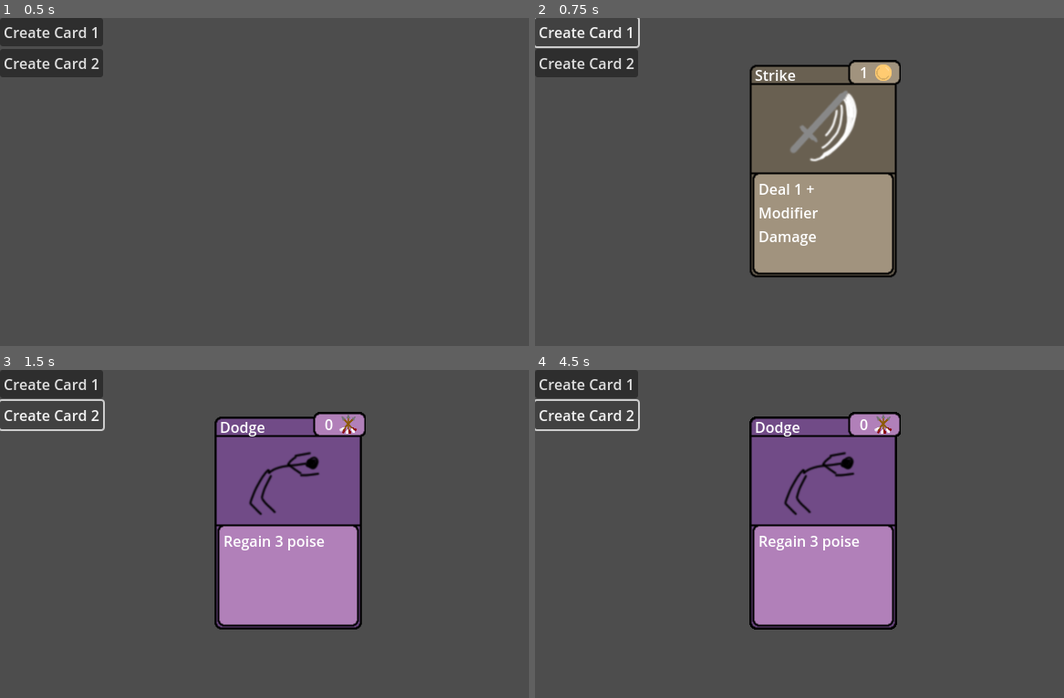
Above: before the commit, frames 1-4 (two rows, left to right).
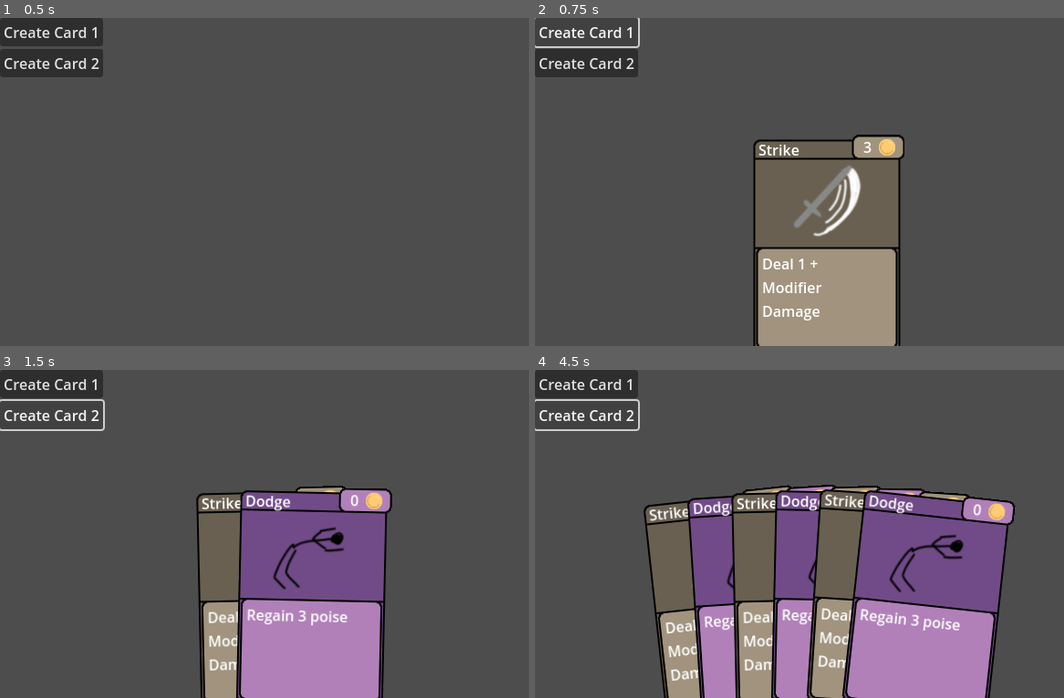
Above: after the commit, the same moments.

Repository: Kwism1127/FearNotDeath
Game: Godot game, scene res://deck_n_hand.tscn
Two runs of this game, one before a commit and one after it. Both use one fixed random seed, a clock stepped at 60 frames per second and the inputs below.
Inputs:
- Up to frame 1 (0.5 s): no input
- Up to frame 2 (0.75 s): click "Create Card 1" at 0.5 s
- Up to frame 3 (1.5 s): click "Create Card 2" at 1.25 s
- Up to frame 4 (4.5 s): click "Create Card 1" at 2 s; click "Create Card 2" at 2.75 s; click "Create Card 1" at 3.5 s; click "Create Card 2" at 4.25 s

Frame 1 is identical in both runs. In frame 2, 21% of the frame differs, in the area x 40-70%, y 12-100%; in frame 3, 26%; in frame 4, 45%, in the area x 20-91%, y 12-100%.

Commit message:
Hand Features
added hand features:
adding/removing cards
fanning out cards
highlighting selected cards

also fixed memory leak

Diff:
--- /dev/null
+++ b/Card Scenes/dodge.gd
@@ -0,0 +1,26 @@
+extends Node2D
+
+signal mouse_entered(card: Card)
+signal mouse_exited(card: Card)
+
+# Called when the node enters the scene tree for the first time.
+func _ready():
+	pass # Replace with function body.
+
+
+# Called every frame. 'delta' is the elapsed time since the previous frame.
+func _process(delta):
+	pass
+
+func highlight():
+	$Card.highlight()
+
+func unhighlight():
+	$Card.unhighlight()
+
+func _on_card_mouse_entered(_card: Card):
+	mouse_entered.emit(self)
+
+
+func _on_card_mouse_exited(_card: Card):
+	mouse_exited.emit(self)
--- a/Card Scenes/dodge.tscn
+++ b/Card Scenes/dodge.tscn
@@ -1,16 +1,19 @@
 [gd_scene load_steps=5 format=3 uid="uid://bwatsw021t8ne"]
 
 [ext_resource type="PackedScene" uid="uid://c5unkrxf8u18p" path="res://card.tscn" id="1_6kq71"]
-[ext_resource type="Texture2D" uid="uid://d4dh4nd5pem3" path="res://Assets/arrow_cost_icon.png" id="2_ppbpb"]
+[ext_resource type="Script" path="res://Card Scenes/dodge.gd" id="1_yhhg6"]
 [ext_resource type="Texture2D" uid="uid://bcpwu8lmam3wa" path="res://Assets/dodge_art.png" id="3_21wlt"]
 [ext_resource type="Texture2D" uid="uid://b12nfuafv2wmp" path="res://Assets/hemomancer_card_base.png" id="4_qugee"]
 
 [node name="Dodge" type="Node2D"]
+script = ExtResource("1_yhhg6")
 
 [node name="Card" parent="." instance=ExtResource("1_6kq71")]
 card_name = "Dodge"
 card_description = "Regain 3 poise"
 card_cost = 0
-card_cost_resource = ExtResource("2_ppbpb")
 card_image = ExtResource("3_21wlt")
 card_background = ExtResource("4_qugee")
+
+[connection signal="mouse_entered" from="Card" to="." method="_on_card_mouse_entered"]
+[connection signal="mouse_exited" from="Card" to="." method="_on_card_mouse_exited"]
--- /dev/null
+++ b/Card Scenes/strike.gd
@@ -0,0 +1,25 @@
+extends Node2D
+
+signal mouse_entered(card: Card)
+signal mouse_exited(card: Card)
+
+# Called when the node enters the scene tree for the first time.
+func _ready():
+	pass # Replace with function body.
+
+
+# Called every frame. 'delta' is the elapsed time since the previous frame.
+func _process(delta):
+	pass
+
+func highlight():
+	$Card.highlight()
+
+func unhighlight():
+	$Card.unhighlight()
+
+func _on_card_mouse_entered(_card: Card):
+	mouse_entered.emit(self)
+
+func _on_card_mouse_exited(_card: Card):
+	mouse_exited.emit(self)
--- a/Card Scenes/strike.tscn
+++ b/Card Scenes/strike.tscn
@@ -1,15 +1,14 @@
-[gd_scene load_steps=5 format=3 uid="uid://d2dxmqnfkm284"]
+[gd_scene load_steps=3 format=3 uid="uid://d2dxmqnfkm284"]
 
+[ext_resource type="Script" path="res://Card Scenes/strike.gd" id="1_08a21"]
 [ext_resource type="PackedScene" uid="uid://c5unkrxf8u18p" path="res://card.tscn" id="1_twqcn"]
-[ext_resource type="Texture2D" uid="uid://drngv8orhpi1x" path="res://Assets/poise_cost_icon.png" id="2_dn5f4"]
-[ext_resource type="Texture2D" uid="uid://ckhrm1kakgtag" path="res://Assets/duelist_card_base.png" id="3_2qh4u"]
-[ext_resource type="Texture2D" uid="uid://bedleecnra4hf" path="res://Assets/strike_art.png" id="3_gspk3"]
 
 [node name="Strike" type="Node2D"]
+script = ExtResource("1_08a21")
 
 [node name="Card" parent="." instance=ExtResource("1_twqcn")]
 card_name = "Strike"
 card_description = "Deal 1 + Modifier Damage"
-card_cost_resource = ExtResource("2_dn5f4")
-card_image = ExtResource("3_gspk3")
-card_background = ExtResource("3_2qh4u")
+
+[connection signal="mouse_entered" from="Card" to="." method="_on_card_mouse_entered"]
+[connection signal="mouse_exited" from="Card" to="." method="_on_card_mouse_exited"]
--- a/Scripts/card.gd
+++ b/Scripts/card.gd
@@ -1,5 +1,8 @@
+@tool
 class_name Card extends Node2D
 
+signal mouse_entered(card: Card)
+signal mouse_exited(card: Card)
 @export var card_name: String = "Card Name"
 @export var card_description: String = "Card Description"
 @export var card_cost: int = 1
@@ -18,6 +21,20 @@
 	set_card_values(card_cost, card_name, card_description, card_cost_resource, card_image, card_background)
 
 
+func _update_graphics():
+	if name_label.get_text() != card_name:
+		name_label.set_text(card_name)
+	if description_label.get_text() != card_description:
+		description_label.set_text(card_description)
+	if cost_label.get_text() != str(card_cost):
+		cost_label.set_text(str(card_cost))
+	if cost_sprite.texture != card_cost_resource:
+		cost_sprite.texture = card_cost_resource
+	if image_sprite.texture != card_image:
+		image_sprite.texture = card_image
+	if base_sprite.texture != card_background:
+		base_sprite.texture = card_background
+
 func set_card_values(_cost: int, _name: String, _description: String, _resource: Texture2D, _image: Texture2D, _background: Texture2D):
 
 	card_name = _name
@@ -27,13 +44,30 @@
 	card_image = _image
 	card_background = _background
 
-	name_label.set_text(_name)
-	description_label.set_text(_description)
-	cost_label.set_text(str(_cost))
-	cost_sprite.texture = _resource
-	image_sprite.texture = _image
-	base_sprite.texture = _background
+	_update_graphics()
+
+
+
+func highlight():
+	base_sprite.set_modulate(Color(1,0,0,1))
+
+func unhighlight():
+	base_sprite.set_modulate(Color(1,1,1,1))
 
 # Called every frame. 'delta' is the elapsed time since the previous frame.
 func _process(delta):
-	pass
+	_update_graphics()
+
+
+
+func _on_area_2d_mouse_entered():
+	mouse_entered.emit(self)
+
+
+func _on_area_2d_mouse_exited():
+	mouse_exited.emit(self)
+
+
+
+func _on_area_2d_input_event(viewport, event, shape_idx):
+	pass # Replace with function body.
--- a/Scripts/deck_n_hand.gd
+++ b/Scripts/deck_n_hand.gd
@@ -2,7 +2,7 @@
 
 @onready var strike_card: PackedScene = preload("res://Card Scenes/strike.tscn")
 @onready var dodge_card: PackedScene = preload("res://Card Scenes/dodge.tscn")
-@onready var spawn_point = $"CanvasLayer/Spawn Point"
+@onready var hand: Hand = $CanvasLayer/Hand
 
 # Called when the node enters the scene tree for the first time.
 func _ready():
@@ -16,11 +16,11 @@
 
 func _on_card_spawn_tester_0_pressed():
 	var card = strike_card.instantiate()
-	spawn_point.add_child(card)
+	hand.add_card(card)
 
 
 
 
 func _on_card_spawn_tester_1_pressed():
 	var card = dodge_card.instantiate()
-	spawn_point.add_child(card)
+	hand.add_card(card)
--- a/card.tscn
+++ b/card.tscn
@@ -1,24 +1,31 @@
-[gd_scene load_steps=5 format=3 uid="uid://c5unkrxf8u18p"]
+[gd_scene load_steps=6 format=3 uid="uid://c5unkrxf8u18p"]
 
-[ext_resource type="Texture2D" uid="uid://41tvq47kla0v" path="res://Assets/ranger_card_base.png" id="1_7m7sd"]
 [ext_resource type="Script" path="res://Scripts/card.gd" id="1_rxrsf"]
-[ext_resource type="Texture2D" uid="uid://drngv8orhpi1x" path="res://Assets/poise_cost_icon.png" id="2_3gm3e"]
-[ext_resource type="Texture2D" uid="uid://bedleecnra4hf" path="res://Assets/strike_art.png" id="3_435t7"]
+[ext_resource type="Texture2D" uid="uid://drngv8orhpi1x" path="res://Assets/poise_cost_icon.png" id="2_x8s1q"]
+[ext_resource type="Texture2D" uid="uid://bedleecnra4hf" path="res://Assets/strike_art.png" id="3_l7kyo"]
+[ext_resource type="Texture2D" uid="uid://ckhrm1kakgtag" path="res://Assets/duelist_card_base.png" id="4_ab54u"]
+
+[sub_resource type="RectangleShape2D" id="RectangleShape2D_cwoxu"]
+size = Vector2(161, 234)
 
 [node name="Card" type="Node2D"]
 script = ExtResource("1_rxrsf")
-card_name = ""
-card_description = ""
+card_name = "Card"
+card_description = "This is a card"
+card_cost = 3
+card_cost_resource = ExtResource("2_x8s1q")
+card_image = ExtResource("3_l7kyo")
+card_background = ExtResource("4_ab54u")
 
 [node name="CardBase" type="Node2D" parent="."]
 
 [node name="BaseSpr" type="Sprite2D" parent="CardBase"]
-texture = ExtResource("1_7m7sd")
+texture = ExtResource("4_ab54u")
 
 [node name="CardImage" type="Node2D" parent="."]
 
 [node name="ImageSpr" type="Sprite2D" parent="CardImage"]
-texture = ExtResource("3_435t7")
+texture = ExtResource("3_l7kyo")
 
 [node name="CardName" type="Node2D" parent="."]
 
@@ -27,7 +34,7 @@
 offset_top = -117.0
 offset_right = -22.0
 offset_bottom = -94.0
-text = "Strike"
+text = "Card"
 metadata/_edit_use_anchors_ = true
 
 [node name="CardCost" type="Node2D" parent="."]
@@ -37,12 +44,12 @@
 offset_top = -120.0
 offset_right = 80.0
 offset_bottom = -97.0
-text = "1"
+text = "3"
 metadata/_edit_use_anchors_ = true
 
 [node name="CostSpr" type="Sprite2D" parent="CardCost"]
 position = Vector2(66, -108)
-texture = ExtResource("2_3gm3e")
+texture = ExtResource("2_x8s1q")
 
 [node name="CardDescription" type="Node2D" parent="."]
 
@@ -51,6 +58,16 @@
 offset_top = 8.0
 offset_right = 45.0
 offset_bottom = 31.0
-text = "Deal 1 Damage"
+text = "This is a card"
 autowrap_mode = 2
 metadata/_edit_use_anchors_ = true
+
+[node name="Area2D" type="Area2D" parent="."]
+
+[node name="CollisionShape2D" type="CollisionShape2D" parent="Area2D"]
+position = Vector2(0.5, 0)
+shape = SubResource("RectangleShape2D_cwoxu")
+
+[connection signal="input_event" from="Area2D" to="." method="_on_area_2d_input_event"]
+[connection signal="mouse_entered" from="Area2D" to="." method="_on_area_2d_mouse_entered"]
+[connection signal="mouse_exited" from="Area2D" to="." method="_on_area_2d_mouse_exited"]
--- a/deck_n_hand.tscn
+++ b/deck_n_hand.tscn
@@ -1,14 +1,16 @@
-[gd_scene load_steps=2 format=3 uid="uid://c8uiuff7tftri"]
+[gd_scene load_steps=3 format=3 uid="uid://c8uiuff7tftri"]
 
 [ext_resource type="Script" path="res://Scripts/deck_n_hand.gd" id="1_scnc1"]
+[ext_resource type="PackedScene" uid="uid://kfrgnsxstn2i" path="res://hand.tscn" id="2_esfwl"]
 
 [node name="DeckNHand" type="Node2D"]
 script = ExtResource("1_scnc1")
 
 [node name="CanvasLayer" type="CanvasLayer" parent="."]
 
-[node name="Spawn Point" type="Node2D" parent="CanvasLayer"]
-position = Vector2(316, 168)
+[node name="Hand" parent="CanvasLayer" instance=ExtResource("2_esfwl")]
+position = Vector2(320, 1250)
+max_card_spread = 2.5
 
 [node name="CardSpawnTester0" type="Button" parent="."]
 offset_right = 8.0
--- /dev/null
+++ b/hand.gd
@@ -0,0 +1,97 @@
+@tool
+class_name Hand extends Node2D
+
+@export var hand_radius: float = 200
+@export var card_angle: float = -90
+@export var angle_limit: float = 25
+@export var max_card_spread: float = 5
+
+@onready var test_card = $TestCard
+@onready var collision_shape: CollisionShape2D = $DebugShape
+
+var hand: Array = []
+var touched: Array = []
+var current_card_index: int = -1
+#var highlight_index: int = -1
+
+func add_card(_card: Node2D):
+	hand.push_back(_card)
+	add_child(_card)
+	_card.mouse_entered.connect(_handle_card_hovered)
+	_card.mouse_exited.connect(_handle_card_unhovered)
+	reposition_cards()
+
+
+func _handle_card_hovered(_card):
+	touched.push_back(_card)
+	#var card_index = hand.find(_card)
+	#if highlight_index < card_index:
+	#	if highlight_index >= 0:
+	#		hand[highlight_index].unhighlight()
+	#	highlight_index = card_index
+	#print("hovered " + _card.card_name)
+
+func _handle_card_unhovered(_card):
+	touched.remove_at(touched.find(_card))
+	#var card_index = hand.find(_card)
+	#if highlight_index == card_index:
+	#	hand[highlight_index].unhighlight()
+	#	highlight_index = -1
+	#print("unhovered " + _card.card_name)
+
+func remove_card(_index: int) -> Node2D:
+	var removed_card = hand[_index]
+	hand.remove_at(_index)
+	touched.remove_at(touched.find(removed_card))
+	remove_child(removed_card)
+	reposition_cards()
+	return removed_card
+
+func reposition_cards():
+	var card_spread = min(angle_limit / hand.size(), max_card_spread)
+	var current_angle = (-(card_spread * (hand.size() - 1) / 2)) - 90
+	for card in hand:
+		card_transform_update(card, current_angle)
+		current_angle += card_spread
+
+func get_card_position(_angle: float):
+	var x: float = hand_radius * cos(deg_to_rad(_angle))
+	var y: float = hand_radius * sin(deg_to_rad(_angle))
+
+	return Vector2(x, y)
+
+func card_transform_update(_card: Node2D, _angle: float):
+	_card.set_position(get_card_position(_angle))
+	_card.set_rotation(deg_to_rad(90+_angle))
+
+# Called when the node enters the scene tree for the first time.
+func _ready():
+	pass # Replace with function body.
+
+func _input(event):
+	if event.is_action_pressed("left_mouse_click") && current_card_index >= 0:
+		var card = remove_card(current_card_index)
+		card.queue_free()
+
+# Called every frame. 'delta' is the elapsed time since the previous frame.
+func _process(delta):
+	#tool logic
+	current_card_index = -1
+	for card in hand:
+
+		card.unhighlight()
+
+	if !touched.is_empty():
+		var highest_touched_index: int = -1
+		for card in touched:
+			highest_touched_index = max(highest_touched_index, hand.find(card))
+		if highest_touched_index >= 0 && highest_touched_index < hand.size():
+			hand[highest_touched_index].highlight()
+			current_card_index = highest_touched_index
+	#if highlight_index >= 0 && highlight_index < hand.size():
+	#	hand[highlight_index].highlight()
+
+	if (collision_shape.shape as CircleShape2D).radius != hand_radius:
+		(collision_shape.shape as CircleShape2D).set_radius(hand_radius)
+
+	card_transform_update(test_card, card_angle)
--- /dev/null
+++ b/hand.tscn
@@ -0,0 +1,18 @@
+[gd_scene load_steps=4 format=3 uid="uid://kfrgnsxstn2i"]
+
+[ext_resource type="Script" path="res://hand.gd" id="1_ycgom"]
+[ext_resource type="PackedScene" uid="uid://d2dxmqnfkm284" path="res://Card Scenes/strike.tscn" id="2_wjksv"]
+
+[sub_resource type="CircleShape2D" id="CircleShape2D_j4s7w"]
+radius = 1000.0
+
+[node name="Hand" type="Node2D"]
+script = ExtResource("1_ycgom")
+hand_radius = 1000.0
+
+[node name="DebugShape" type="CollisionShape2D" parent="."]
+shape = SubResource("CircleShape2D_j4s7w")
+
+[node name="TestCard" parent="." instance=ExtResource("2_wjksv")]
+visible = false
+position = Vector2(6.12303e-14, -1000)
--- a/project.godot
+++ b/project.godot
@@ -20,3 +20,11 @@
 window/size/viewport_width=640
 window/size/viewport_height=360
 window/stretch/mode="canvas_items"
+
+[input]
+
+left_mouse_click={
+"deadzone": 0.5,
+"events": [Object(InputEventMouseButton,"resource_local_to_scene":false,"resource_name":"","device":-1,"window_id":0,"alt_pressed":false,"shift_pressed":false,"ctrl_pressed":false,"meta_pressed":false,"button_mask":0,"position":Vector2(0, 0),"global_position":Vector2(0, 0),"factor":1.0,"button_index":1,"canceled":false,"pressed":false,"double_click":false,"script":null)
+]
+}
